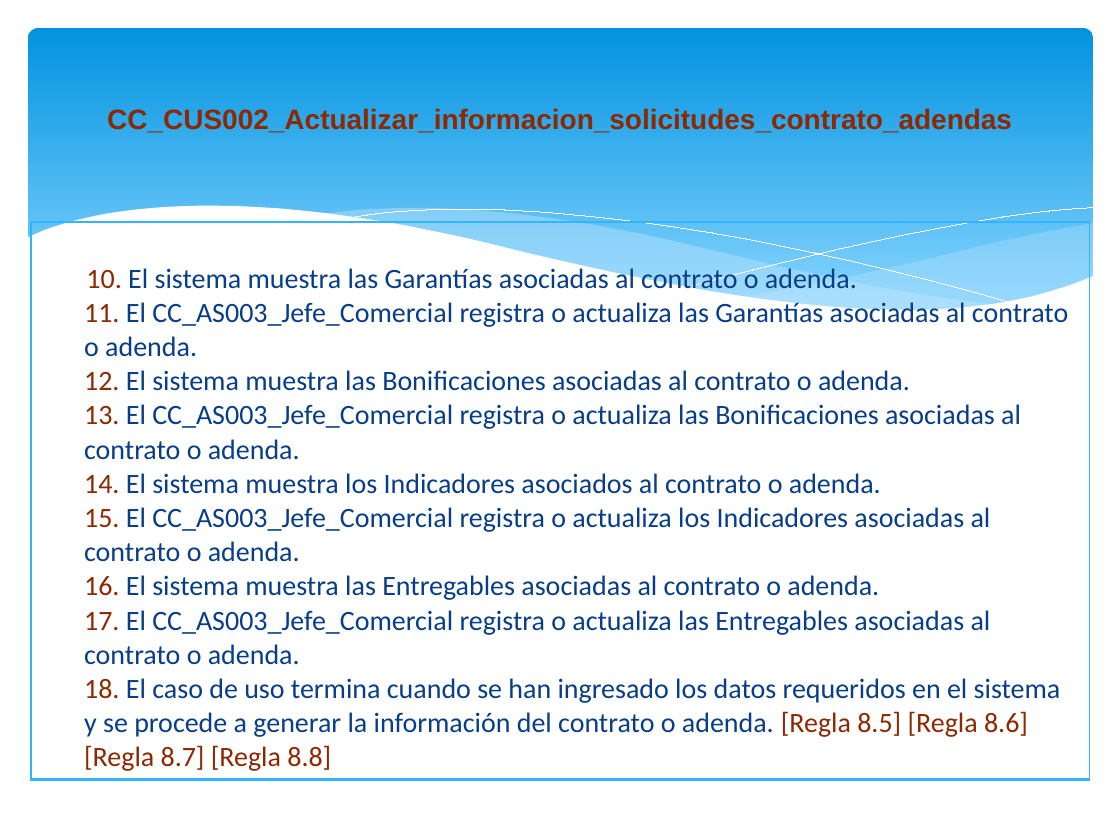
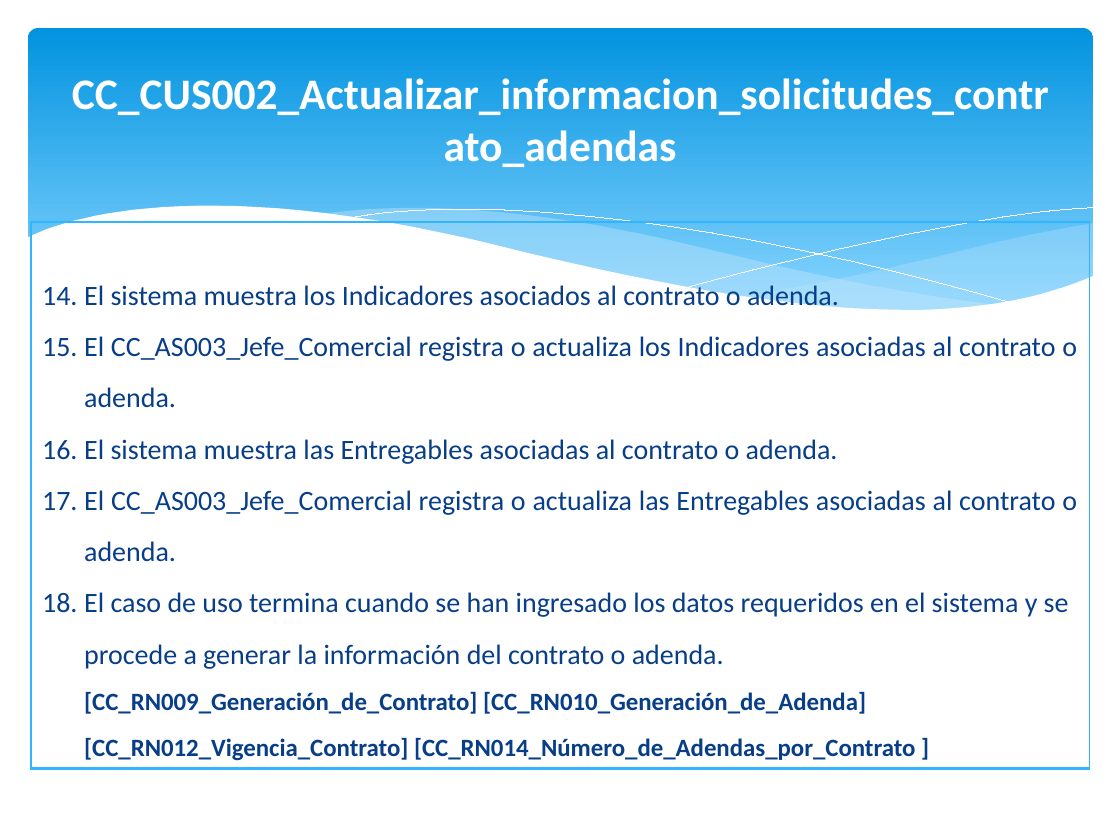
Before and after one commit to orlysemperfi/tp2-contratos-clientes, a slide deck: slide 16 of ITERACION 3/SUB ITERACION 4/PPT SUB-ITERACION 4 v1.1.pptx (slide 12 before the commit). Drawn at 1120x840 pixels with LibreOffice and Linux fonts; fonts in the diff are those of the drawing. Boxes give left, top, right and bottom in pixels: in the first picture for what was removed or moved away, otherwise in the second. Text is boxed around its words. In the diff, an @@ line names an element or a change of style, - is before the commit and + after.

```diff
--- a/ITERACION 3/SUB ITERACION 4/PPT SUB-ITERACION 4 v1.1.pptx
+++ b/ITERACION 3/SUB ITERACION 4/PPT SUB-ITERACION 4 v1.1.pptx
@@ text "CC_CUS002_Actualizar_informacion_solicitudes_contrato_adenda ..." at (72,78,1049,167): size 18 to 28 pt, font Arial to Calibri, text colour #8C2902 to #FFFFFF @@
@@ table at (31,222,1090,765) @@
-row 1, column 1: 10. El sistema muestra las Garantías asociadas al contrato o adenda. 11. El CC_AS003_Jefe_Comercial registra o actualiza las Garantías asociadas al contrato o adenda. 12. El sistema muestra las Bonificaciones asociadas al contrato o adenda. 13. El CC_AS003_Jefe_Comercial registra o actualiza las Bonificaciones asociadas al contrato o adenda. 14. El sistema muestra los Indicadores asociados al contrato o adenda. 15. El CC_AS003_Jefe_Comercial registra o actualiza los Indicadores asociadas al contrato o adenda. 16. El sistema muestra las Entregables asociadas al contrato o adenda. 17. El CC_AS003_Jefe_Comercial registra o actualiza las Entregables asociadas al contrato o adenda. 18. El caso de uso termina cuando se han ingresado los datos requeridos en el sistema y se procede a generar la información del contrato o adenda. [Regla 8.5] [Regla 8.6] [Regla 8.7] [Regla 8.8]
+row 1, column 1: El sistema muestra los Indicadores asociados al contrato o adenda. / El CC_AS003_Jefe_Comercial registra o actualiza los Indicadores asociadas al contrato o adenda. / El sistema muestra las Entregables asociadas al contrato o adenda. / El CC_AS003_Jefe_Comercial registra o actualiza las Entregables asociadas al contrato o adenda. / El caso de uso termina cuando se han ingresado los datos requeridos en el sistema y se procede a generar la información del contrato o adenda. [CC_RN009_Generación_de_Contrato] [CC_RN010_Generación_de_Adenda] [CC_RN012_Vigencia_Contrato] [CC_RN014_Número_de_Adendas_por_Contrato ]
```
Also in this commit, not shown: 16 other slides changed, 4 slides added, 1 other file.
